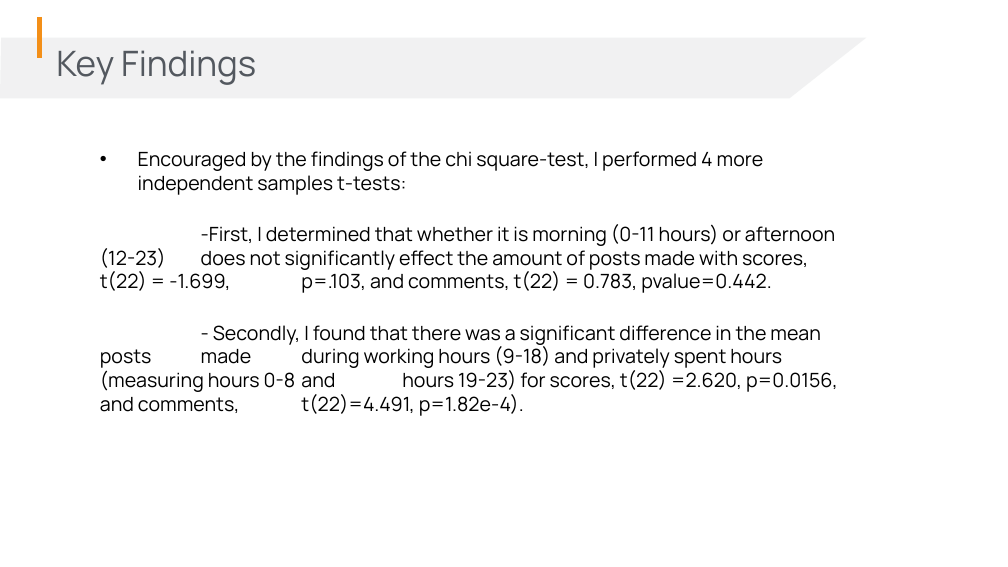
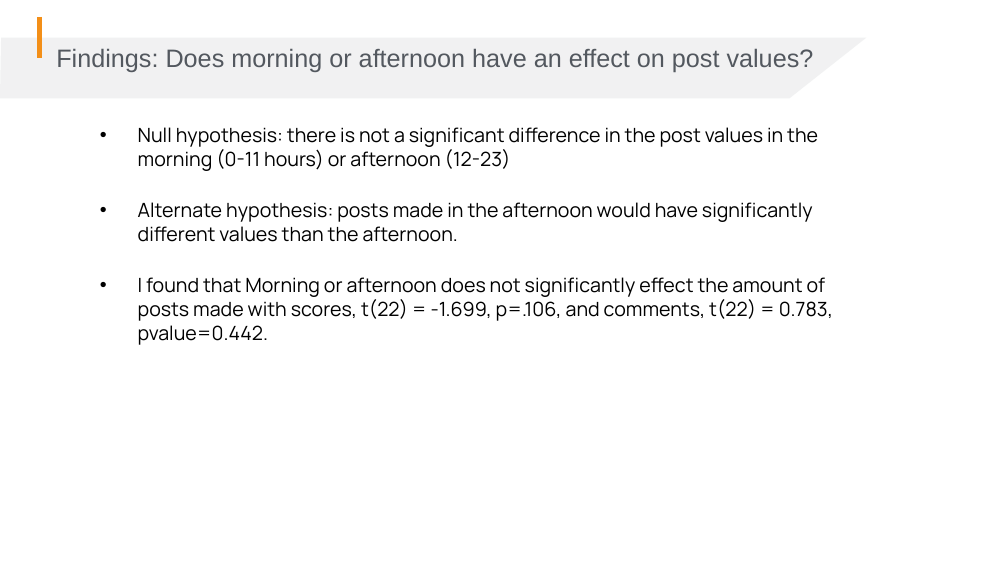
Before and after one commit to Jameshskelton/Simple-Reddit-Scraper, a slide deck: slide 6 of G103-capstone-1-pres-draft-1.pptx. Drawn at 1008x567 pixels with LibreOffice and Linux fonts; fonts in the diff are those of the drawing; background and template pictures are left out. Boxes give left, top, right and bottom in pixels: in the first picture for what was removed or moved away, otherwise in the second. Text is boxed around its words. In the diff, an @@ line names an element or a change of style, - is before the commit and + after.

```diff
--- a/G103-capstone-1-pres-draft-1.pptx
+++ b/G103-capstone-1-pres-draft-1.pptx
@@ text at [56, 49, 814, 72]: text changed; size 25 to 18 pt; font Manrope to Arial @@
-Key Findings
+Findings: Does morning or afternoon have an effect on post values?
@@ text at [138, 127, 833, 345]: text changed @@
-• Encouraged by the findings of the chi square-test, I performed 4 more independent samples t-tests:
--First, I determined that whether it is morning (0-11 hours) or afternoon (12-23) does not significantly effect the amount of posts made with scores, t(22) = -1.699, p=.103, and comments, t(22) = 0.783, pvalue=0.442.
-- Secondly, I found that there was a significant difference in the mean posts made during working hours (9-18) and privately spent hours (measuring hours 0-8 and hours 19-23) for scores, t(22) =2.620, p=0.0156, and comments, t(22)=4.491, p=1.82e-4).
+• Null hypothesis: there is not a significant difference in the post values in the morning (0-11 hours) or afternoon (12-23)
+• Alternate hypothesis: posts made in the afternoon would have significantly different values than the afternoon.
+• I found that Morning or afternoon does not significantly effect the amount of posts made with scores, t(22) = -1.699, p=.106, and comments, t(22) = 0.783, pvalue=0.442.
```
Also in this commit, not shown: 5 other slides changed, 1 slide added, 1 other file.
